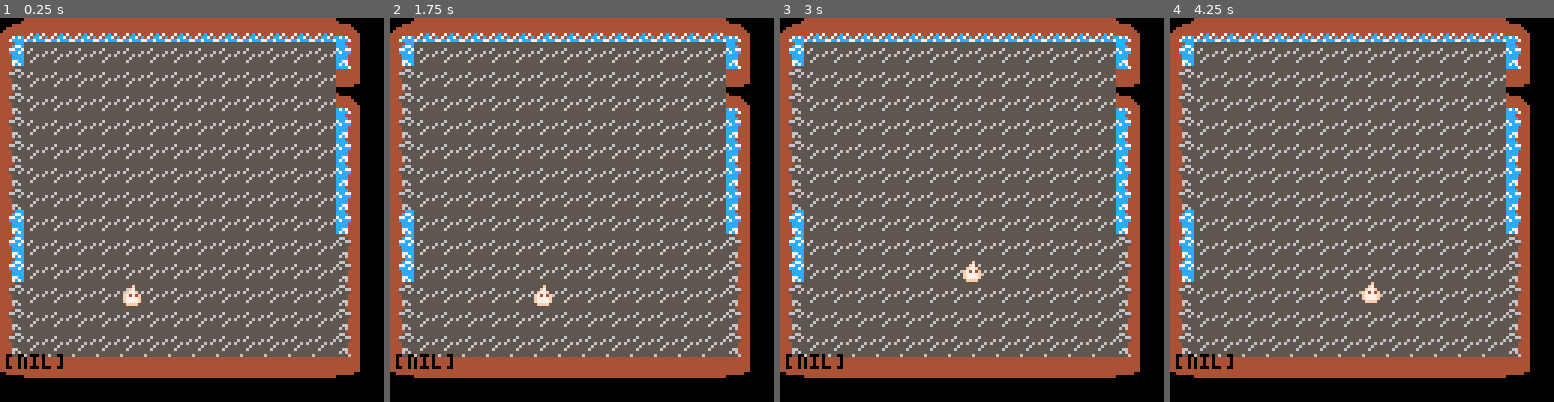
Above: before the commit, frames 1-4 (left to right).
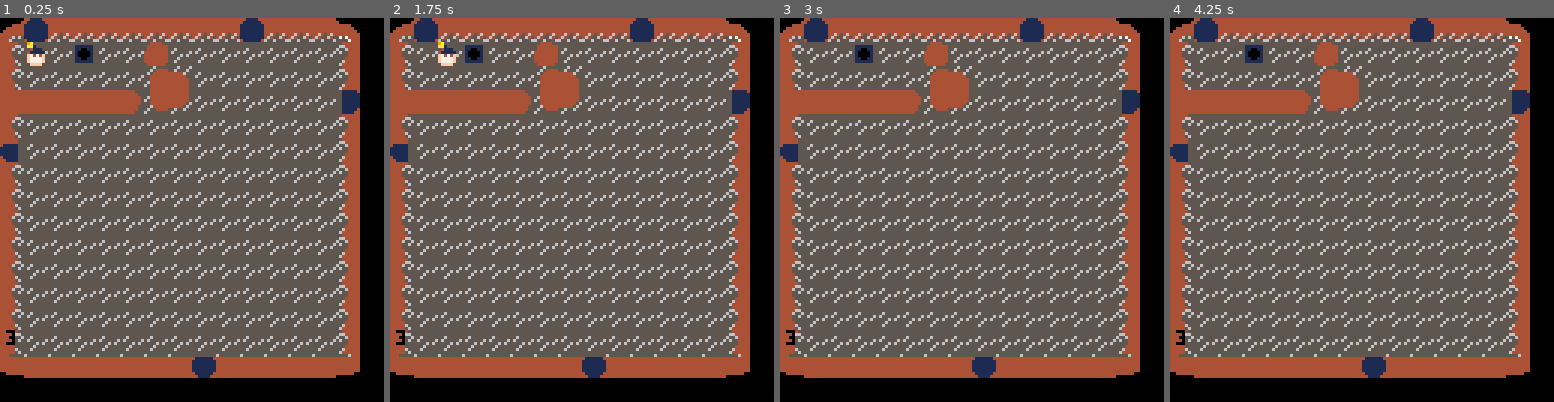
Above: after the commit, the same moments.

Repository: Cybrwire/pico8-tinkering
Game: PICO-8 cartridge ice_cave.p8
Two runs of this game, one before a commit and one after it. Both use one fixed random seed, a clock stepped at 60 frames per second and the inputs below.
Inputs:
- Up to frame 1 (0.25 s): no input
- Up to frame 2 (1.75 s): hold Right from 1.6 s (still down)
- Up to frame 3 (3 s): release Right at 2.1 s; hold Up 2.15-2.42 s; hold Right from 2.47 s (still down)
- Up to frame 4 (4.25 s): release Right at 3.03 s; hold Left 3.08-3.58 s; hold Down 3.63-3.97 s; hold Right from 4.02 s (still down)

The runs differ from the first frame. In frame 1, 10% of the frame differs, in the area x 0-94%, y 0-94%; in frame 2, 10%; in frame 3, 9.8%; in frame 4, 9.8%.

Commit message:
added: doors; fixed: animation walking onto holes

Diff:
--- a/ice_cave.p8
+++ b/ice_cave.p8
@@ -14,9 +14,20 @@
 	t_ice  = 4
 	t_hol  = 5
 	t_rdir = {[6]={x=1,y=0},[7]={x=0,y=-1},[8]={x=-1,y=0},[9]={x=0,y=1}}
+	t_door = {10,11,12,13}
 
 	fall_timer  = 0
-	plr    = {sp=t_plr,st='norm',hp=3,x=5,y=11,visx=5*8,visy=11*8,last={x=0,y=0},v={x=0,y=0}}
+	plr    = {
+	sp=t_plr,
+	st='norm',
+	hp=3,
+	x=1,
+	y=1,
+	visx=1*8,
+	visy=1*8,
+	last={x=0,y=0},
+	v={x=0,y=0}
+	}
 	blds        = {}
 	bld_changes = {}
 
@@ -39,7 +50,7 @@
 function _draw()
  cls()
  map(0,0,0,0,127,127)
- if plr.st == 'norm' or plr.st == 'slide' then
+ if plr.st == 'norm' or plr.st == 'slide' or plr.st == 'trans' then
   spr(plr.sp,plr.visx,plr.visy)
  end
 
@@ -50,16 +61,8 @@
  end
 
  ---------debug----------
- if hit then
- 	--print('hit',24,96,0)
- end
- local key = '1,11'
- local sb  = blds[key]
- print(last_change,2,104,0)
- print(pushlog,2,112,0)
- if sb then
- 	print('bld:x='..sb.x..','..'y='..sb.y,2,120,0)
- end
+
+ print(tile,2,104,0)
 end
 -->8
 --map
@@ -166,6 +169,10 @@
   elseif t_rdir[mv] then
    cx,cy = nx,ny
    redirect(_o,t_rdir[mv])
+  elseif t_door then
+   cx,cy = nx,ny
+   _o.v.x,_o.v.y = 0,0
+   door()
   else
    --bump sound
    _o.v.x,_o.v.y = 0,0
@@ -209,7 +216,8 @@
 
 function can_move(_x,_y)
 	local t = mget(_x,_y)
-	if t == t_ice or t == t_bld or t == t_hol or t_rdir[t] or t == t_flr then
+	if t == t_ice or t == t_bld or t == t_hol or t_rdir[t] or t == t_flr or t == t_door[1] or t == t_door[2] or t == t_door[3] or t == t_door[4] then
+  tile = t
   return t
  else
   return false
@@ -217,7 +225,7 @@
 end
 
 function smooth_move()
- if abs(plr.visx - plr.x*8) > 1 and plr.st == 'falling' then
+ if abs(plr.visx - plr.x*8) < 1 and abs(plr.visy - plr.y*8) < 1 and plr.st == 'trans' then
   plr.st = 'gone'
  end
 	plr.visx = plr.visx + ((plr.x*8)-plr.visx)*speed
@@ -244,7 +252,7 @@
 
 function fall_in_hole(_o,_x,_y)
   fall_timer = 30
- 	_o.st = 'gone'
+ 	_o.st = 'trans'
 		if _o.sp == t_plr then
 		 plr.x,plr.y = plr.last.x,plr.last.y
 		elseif _o.sp == t_bld then
@@ -257,6 +265,11 @@
 	_o.v.y = _v.y
 end
 
+function door()
+	lvl +=1
+	plr.st = 'trans'
+end
+
 
 
 
@@ -314,19 +327,19 @@
 
 
 __map__
-4041414141414141414141414141420c00000000000000000000000000000000000000000000000000000000000000000000000000000000000000000000000000000000000000000000000000000000000000000000000000000000000000000000000000000000000000000000000000000000000000000000000000000000
-5003030303030303030303030303521c00000000000000000000000000000000000000000000000000000000000000000000000000000000000000000000000000000000000000000000000000000000000000000000000000000000000000000000000000000000000000000000000000000000000000000000000000000000
-5303030303030303030303030303621c00000000000000000000000000000000000000000000000000000000000000000000000000000000000000000000000000000000000000000000000000000000000000000000000000000000000000000000000000000000000000000000000000000000000000000000000000000000
-5303030303030303030303030303422c00000000000000000000000000000000000000000000000000000000000000000000000000000000000000000000000000000000000000000000000000000000000000000000000000000000000000000000000000000000000000000000000000000000000000000000000000000000
-5303030303030303030303030303520c00000000000000000000000000000000000000000000000000000000000000000000000000000000000000000000000000000000000000000000000000000000000000000000000000000000000000000000000000000000000000000000000000000000000000000000000000000000
-5303030303030303030303030303521c00000000000000000000000000000000000000000000000000000000000000000000000000000000000000000000000000000000000000000000000000000000000000000000000000000000000000000000000000000000000000000000000000000000000000000000000000000000
-5303030303030303030303030303521c00000000000000000000000000000000000000000000000000000000000000000000000000000000000000000000000000000000000000000000000000000000000000000000000000000000000000000000000000000000000000000000000000000000000000000000000000000000
-5303030303030303030303030303521c00000000000000000000000000000000000000000000000000000000000000000000000000000000000000000000000000000000000000000000000000000000000000000000000000000000000000000000000000000000000000000000000000000000000000000000000000000000
-5003030303030303030303030303521c00000000000000000000000000000000000000000000000000000000000000000000000000000000000000000000000000000000000000000000000000000000000000000000000000000000000000000000000000000000000000000000000000000000000000000000000000000000
-5003030303030303030303030303551f00000000000000000000000000000000000000000000000000000000000000000000000000000000000000000000000000000000000000000000000000000000000000000000000000000000000000000000000000000000000000000000000000000000000000000000000000000000
-5003030303030303030303030303551f00000000000000000000000000000000000000000000000000000000000000000000000000000000000000000000000000000000000000000000000000000000000000000000000000000000000000000000000000000000000000000000000000000000000000000000000000000000
+430a44444444444444440a444444451d00000000000000000000000000000000000000000000000000000000000000000000000000000000000000000000000000000000000000000000000000000000000000000000000000000000000000000000000000000000000000000000000000000000000000000000000000000000
+5303030503030203030303030303551c00000000000000000000000000000000000000000000000000000000000000000000000000000000000000000000000000000000000000000000000000000000000000000000000000000000000000000000000000000000000000000000000000000000000000000000000000000000
+5303030303034849030303030303551c00000000000000000000000000000000000000000000000000000000000000000000000000000000000000000000000000000000000000000000000000000000000000000000000000000000000000000000000000000000000000000000000000000000000000000000000000000000
+54545454546858590303030303030c2c00000000000000000000000000000000000000000000000000000000000000000000000000000000000000000000000000000000000000000000000000000000000000000000000000000000000000000000000000000000000000000000000000000000000000000000000000000000
+5303030303030303030303030303551d00000000000000000000000000000000000000000000000000000000000000000000000000000000000000000000000000000000000000000000000000000000000000000000000000000000000000000000000000000000000000000000000000000000000000000000000000000000
+0d03030303030303030303030303551c00000000000000000000000000000000000000000000000000000000000000000000000000000000000000000000000000000000000000000000000000000000000000000000000000000000000000000000000000000000000000000000000000000000000000000000000000000000
+5303030303030303030303030303551c00000000000000000000000000000000000000000000000000000000000000000000000000000000000000000000000000000000000000000000000000000000000000000000000000000000000000000000000000000000000000000000000000000000000000000000000000000000
+5303030303030303030303030303551c00000000000000000000000000000000000000000000000000000000000000000000000000000000000000000000000000000000000000000000000000000000000000000000000000000000000000000000000000000000000000000000000000000000000000000000000000000000
+5303030303030303030303030303551c00000000000000000000000000000000000000000000000000000000000000000000000000000000000000000000000000000000000000000000000000000000000000000000000000000000000000000000000000000000000000000000000000000000000000000000000000000000
+5303030303030303030303030303551f00000000000000000000000000000000000000000000000000000000000000000000000000000000000000000000000000000000000000000000000000000000000000000000000000000000000000000000000000000000000000000000000000000000000000000000000000000000
+5303030303030303030303030303551f00000000000000000000000000000000000000000000000000000000000000000000000000000000000000000000000000000000000000000000000000000000000000000000000000000000000000000000000000000000000000000000000000000000000000000000000000000000
 5303030303030303030303030303551f00000000000000000000000000000000000000000000000000000000000000000000000000000000000000000000000000000000000000000000000000000000000000000000000000000000000000000000000000000000000000000000000000000000000000000000000000000000
 5303030303030303030303030303551f00000000000000000000000000000000000000000000000000000000000000000000000000000000000000000000000000000000000000000000000000000000000000000000000000000000000000000000000000000000000000000000000000000000000000000000000000000000
 5303030303030303030303030303551c00000000000000000000000000000000000000000000000000000000000000000000000000000000000000000000000000000000000000000000000000000000000000000000000000000000000000000000000000000000000000000000000000000000000000000000000000000000
-6364646464646464646464646464651c00000000000000000000000000000000000000000000000000000000000000000000000000000000000000000000000000000000000000000000000000000000000000000000000000000000000000000000000000000000000000000000000000000000000000000000000000000000
+63646464646464640b6464646464651c00000000000000000000000000000000000000000000000000000000000000000000000000000000000000000000000000000000000000000000000000000000000000000000000000000000000000000000000000000000000000000000000000000000000000000000000000000000
 2d2e2e2e2e2e2e2e2b2b2b2b2b2b2b2c00000000000000000000000000000000000000000000000000000000000000000000000000000000000000000000000000000000000000000000000000000000000000000000000000000000000000000000000000000000000000000000000000000000000000000000000000000000
Not shown, changed: 23 lines of the sprite sheet (__gfx__) section of ice_cave.p8
